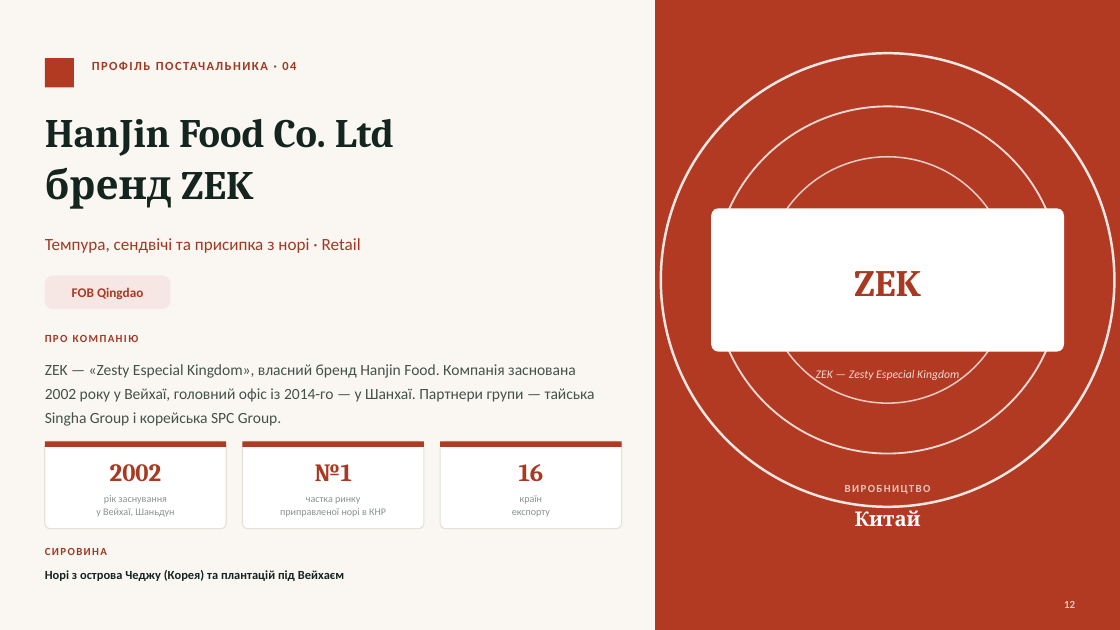
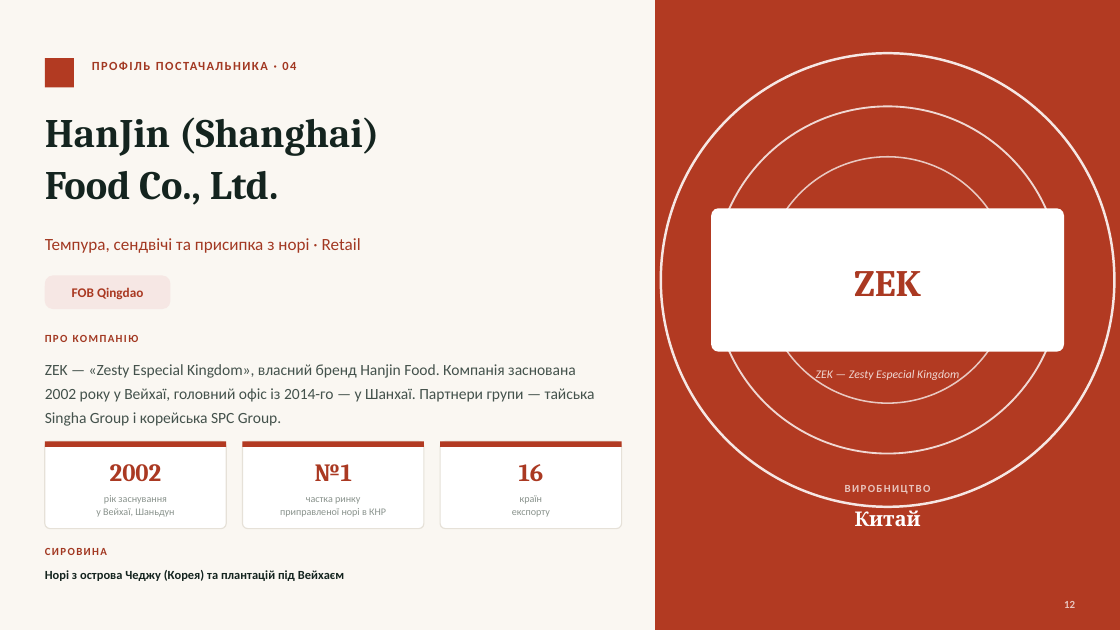
Before and after one commit to IllyaChaplygin/Chaplygin-Illya, a slide deck: slide 12 of presentation/Постачальники_снеків_собівартість.pptx. Drawn at 1120x630 pixels with LibreOffice and Linux fonts; fonts in the diff are those of the drawing. Boxes give left, top, right and bottom in pixels: in the first picture for what was removed or moved away, otherwise in the second. Text is boxed around its words. In the diff, an @@ line names an element or a change of style, - is before the commit and + after.

```diff
--- a/presentation/Постачальники_снеків_собівартість.pptx
+++ b/presentation/Постачальники_снеків_собівартість.pptx
@@ text at (x1=45, y1=117, x2=379, y2=205): text changed @@
-HanJin Food Co. Ltd
-бренд ZEK
+HanJin (Shanghai)
+Food Co., Ltd.
```
Also in this commit, not shown: 1 other slide changed, 2 other files.
